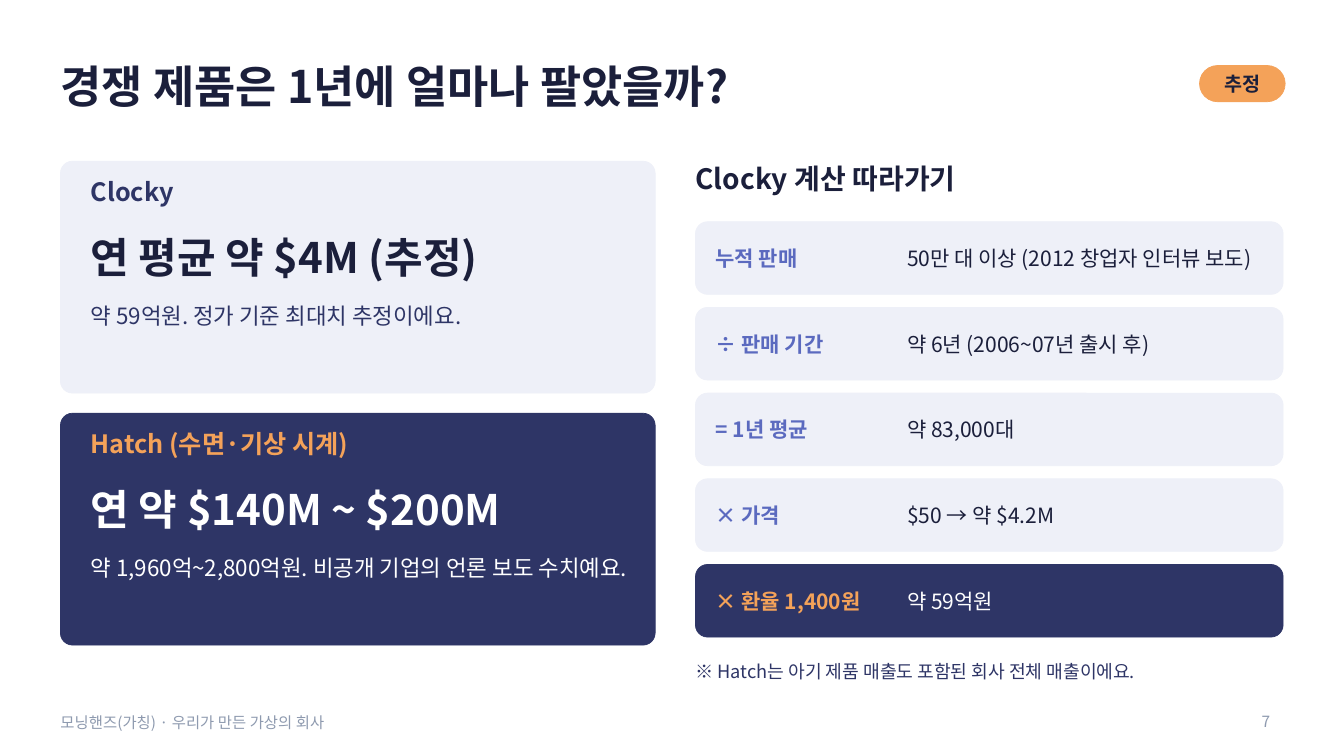
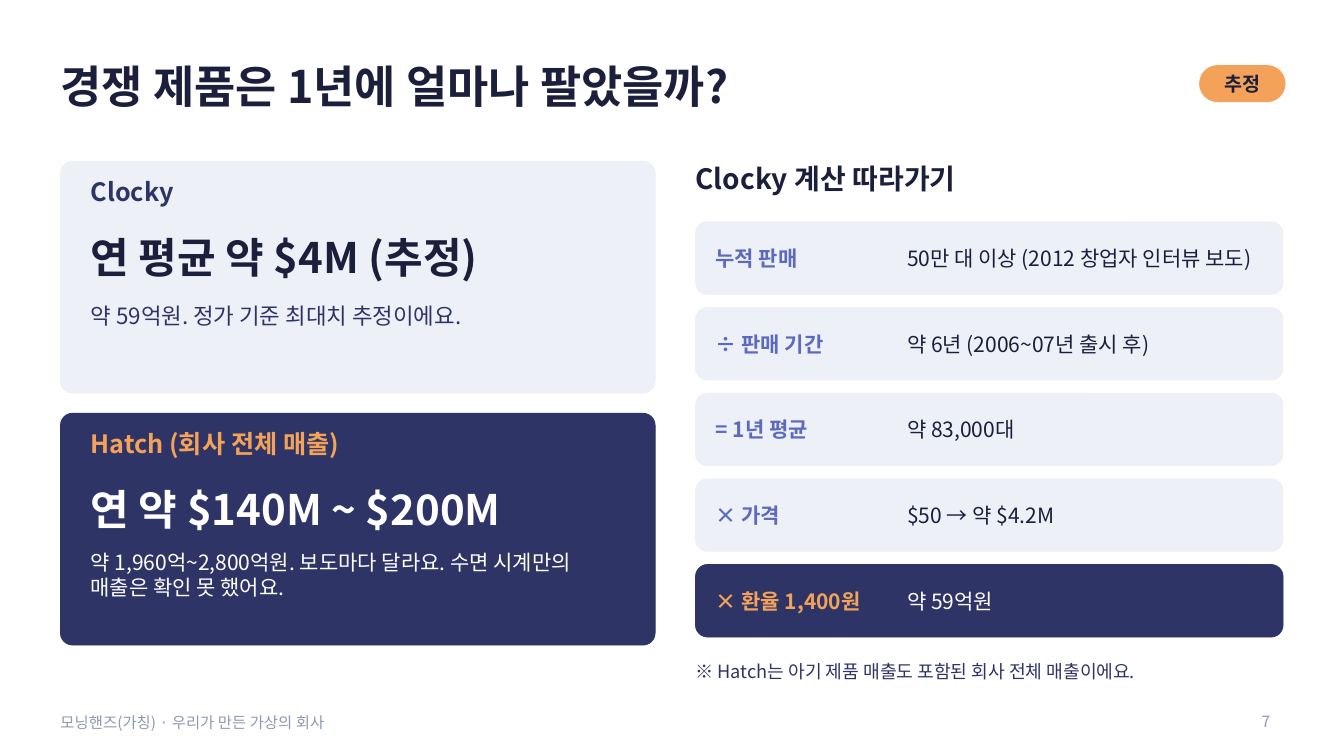
Before and after one commit to g975682-source/-, a slide deck: slide 7 of MorningHands_Student_Presentation.pptx. Drawn at 1344x756 pixels with LibreOffice and Linux fonts; fonts in the diff are those of the drawing. Boxes give left, top, right and bottom in pixels: in the first picture for what was removed or moved away, otherwise in the second. Text is boxed around its words. In the diff, an @@ line names an element or a change of style, - is before the commit and + after.

```diff
--- a/MorningHands_Student_Presentation.pptx
+++ b/MorningHands_Student_Presentation.pptx
@@ text at box(91, 432, 339, 458): text changed @@
-Hatch (수면·기상 시계)
+Hatch (회사 전체 매출)
@@ text at box(91, 552, 571, 597): text changed; size 16 to 15 pt @@
-약 1,960억~2,800억원. 비공개 기업의 언론 보도 수치예요.
+약 1,960억~2,800억원. 보도마다 달라요. 수면 시계만의 매출은 확인 못 했어요.
```
Also in this commit, not shown: 3 other slides changed, 2 other files.
